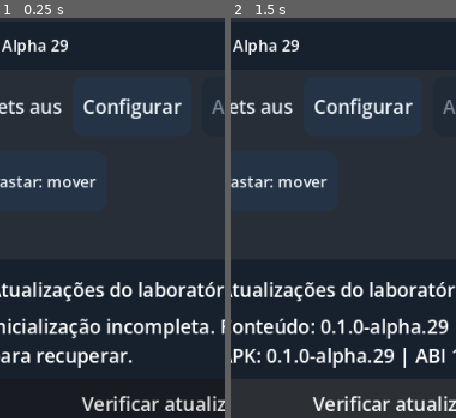
Above: before the commit, frames 1-2 (left to right).
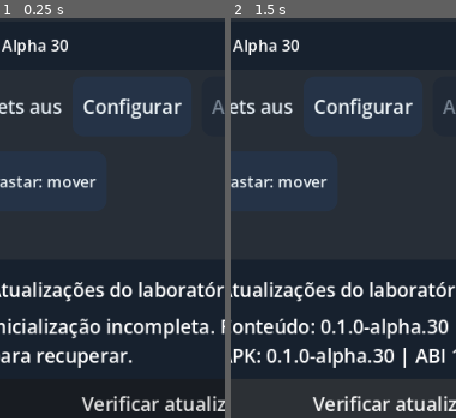
Above: after the commit, the same moments.

Repository: pabloerlis/MyGame
Game: Godot game, scene res://bootstrap/runtime.tscn
Two runs of this game, one before a commit and one after it. Both use one fixed random seed, a clock stepped at 60 frames per second and the inputs below.
Inputs:
- Up to frame 1 (0.25 s): no input
- Up to frame 2 (1.5 s): click "Recuperar" at 0.5 s; click "Verificar atualizações" at 1.25 s
The pictures show only the part of the screen within x 10-60%, y 0-50%; the shares and areas given below are measured in that part.

The runs differ from the first frame. In frame 1, 0.1% of the frame differs, in the area x 22-31%, y 5-9%; in frame 2, 0.5%, in the area x 22-97%, y 5-87%.

Commit message:
feat(lab): element-specific compact contextual overlays (alpha.30)

Diff:
--- a/game/lab/lab_room.gd
+++ b/game/lab/lab_room.gd
@@ -34,6 +34,16 @@
 var quick_draft := false
 var quick_detail_scroll: ScrollContainer
 var quick_expanded := false
+var quick_dock_top := false
+var quick_page := 0
+var quick_tabs: HBoxContainer
+var quick_page_buttons: Array[Button] = []
+var quick_review_fields: VBoxContainer
+var quick_opacity_slider: HSlider
+var quick_opacity := 0.88
+var quick_dock_button: Button
+var quick_expand_button: Button
+var quick_review_hint: Label
 var quick_choice_pending := false
 var quick_verdict: OptionButton
 var camera_pan_mode := true
@@ -3046,74 +3056,161 @@
 func _create_quick_menu(root: Control) -> void:
 	quick_panel = PanelContainer.new()
 	root.add_child(quick_panel)
-	quick_panel.set_anchors_and_offsets_preset(Control.PRESET_BOTTOM_WIDE)
-	quick_panel.offset_left = 12
-	quick_panel.offset_right = -12
-	quick_panel.offset_top = -490
+	quick_panel.set_anchors_and_offsets_preset(Control.PRESET_TOP_WIDE)
 	quick_panel.clip_contents = true
-	quick_panel.add_theme_stylebox_override("panel", _flat(Color("#17212eea"), 22, 12))
-	quick_panel.offset_bottom = -16
+	var theme := _mobile_theme()
+	theme.default_font_size = 18
+	theme.set_constant("separation", "HBoxContainer", 6)
+	theme.set_constant("separation", "VBoxContainer", 6)
+	quick_panel.theme = theme
+	quick_panel.add_theme_stylebox_override("panel", _flat(Color(0.09, 0.13, 0.19, quick_opacity), 16, 10))
 	var layout := VBoxContainer.new()
-	layout.add_theme_constant_override("separation", 6)
+	layout.add_theme_constant_override("separation", 5)
 	quick_panel.add_child(layout)
 	var header := HBoxContainer.new()
 	layout.add_child(header)
 	quick_target = OptionButton.new()
 	quick_target.size_flags_horizontal = Control.SIZE_EXPAND_FILL
+	quick_target.fit_to_longest_item = false
+	quick_target.clip_text = true
 	header.add_child(quick_target)
-	quick_target.item_selected.connect(func(_index): _rebuild_quick_controls())
-	quick_target.fit_to_longest_item = false
-	var expand := _quick_button(header, "↕", _toggle_quick_expanded)
-	expand.custom_minimum_size.x = 52
-	expand.size_flags_horizontal = Control.SIZE_SHRINK_END
-	var close := _quick_button(header, "Fechar", _close_quick_menu)
+	quick_target.item_selected.connect(func(_index):
+		quick_page = 0
+		_rebuild_quick_controls()
+		_choose_quick_dock()
+	)
+	quick_dock_button = _quick_button(header, "↕", _flip_quick_dock)
+	quick_dock_button.tooltip_text = "Mover painel para cima ou para baixo"
+	quick_dock_button.custom_minimum_size.x = 48
+	quick_dock_button.size_flags_horizontal = Control.SIZE_SHRINK_END
+	quick_expand_button = _quick_button(header, "＋", _toggle_quick_expanded)
+	quick_expand_button.tooltip_text = "Expandir ou recolher"
+	quick_expand_button.custom_minimum_size.x = 48
+	quick_expand_button.size_flags_horizontal = Control.SIZE_SHRINK_END
+	var close := _quick_button(header, "×", _close_quick_menu)
+	close.custom_minimum_size.x = 48
 	close.size_flags_horizontal = Control.SIZE_SHRINK_END
+	close.tooltip_text = "Fechar painel"
 	selected_title = Label.new()
-	selected_title.autowrap_mode = TextServer.AUTOWRAP_WORD_SMART
-	selected_title.add_theme_font_size_override("font_size", 19)
+	selected_title.clip_text = true
+	selected_title.text_overrun_behavior = TextServer.OVERRUN_TRIM_ELLIPSIS
+	selected_title.add_theme_font_size_override("font_size", 18)
 	layout.add_child(selected_title)
+	quick_tabs = HBoxContainer.new()
+	layout.add_child(quick_tabs)
 	quick_detail_scroll = ScrollContainer.new()
 	quick_detail_scroll.horizontal_scroll_mode = ScrollContainer.SCROLL_MODE_DISABLED
 	quick_detail_scroll.size_flags_vertical = Control.SIZE_EXPAND_FILL
-	quick_detail_scroll.custom_minimum_size.y = 126
+	quick_detail_scroll.custom_minimum_size.y = 88
 	layout.add_child(quick_detail_scroll)
 	quick_body = VBoxContainer.new()
 	quick_body.size_flags_horizontal = Control.SIZE_EXPAND_FILL
-	quick_body.add_theme_constant_override("separation", 6)
+	quick_body.add_theme_constant_override("separation", 5)
 	quick_detail_scroll.add_child(quick_body)
 	quick_readout = Label.new()
 	quick_readout.autowrap_mode = TextServer.AUTOWRAP_WORD_SMART
-	quick_readout.add_theme_font_size_override("font_size", 19)
+	quick_readout.add_theme_font_size_override("font_size", 17)
 	layout.add_child(quick_readout)
+	quick_review_fields = VBoxContainer.new()
+	quick_body.add_child(quick_review_fields)
 	quick_notes = LineEdit.new()
-	quick_notes.custom_minimum_size.y = 52
+	quick_notes.custom_minimum_size.y = 46
 	quick_notes.placeholder_text = "Observação (opcional)"
-	layout.add_child(quick_notes)
+	quick_review_fields.add_child(quick_notes)
 	quick_verdict = OptionButton.new()
 	quick_verdict.fit_to_longest_item = false
 	for verdict in ["Não avaliado", "Aprovado", "Precisa de ajustes", "Incompatível"]:
 		quick_verdict.add_item(verdict)
-	layout.add_child(quick_verdict)
+	quick_review_fields.add_child(quick_verdict)
+	quick_review_fields.hide()
 	var actions := HBoxContainer.new()
 	layout.add_child(actions)
 	_quick_button(actions, "Avançado", _open_context_advanced)
 	var confirm := _quick_button(actions, "Confirmar", _confirm_quick_feedback)
-	confirm.add_theme_stylebox_override("normal", _flat(Color("#14665e"), 14, 8))
+	confirm.add_theme_stylebox_override("normal", _flat(Color("#14665e"), 12, 8))
 	quick_status = Label.new()
-	quick_status.autowrap_mode = TextServer.AUTOWRAP_WORD_SMART
-	quick_status.add_theme_font_size_override("font_size", 17)
+	quick_status.clip_text = true
+	quick_status.text_overrun_behavior = TextServer.OVERRUN_TRIM_ELLIPSIS
+	quick_status.add_theme_font_size_override("font_size", 15)
 	layout.add_child(quick_status)
 	quick_panel.hide()
+	root.resized.connect(_layout_quick_panel)
 	quick_request = HTTPRequest.new()
 	quick_request.timeout = 25.0
 	add_child(quick_request)
 	quick_request.request_completed.connect(_quick_response)
 
+func _layout_quick_panel() -> void:
+	if not is_instance_valid(quick_panel):
+		return
+	var view := get_viewport().get_visible_rect().size
+	var safe_top := 228.0
+	var safe_bottom := view.y - 12.0
+	var usable := maxf(260.0, safe_bottom - safe_top)
+	var desired := minf(usable, (540.0 if quick_expanded else 348.0))
+	var y := safe_top if quick_dock_top else maxf(safe_top, safe_bottom - desired)
+	quick_panel.offset_left = 10
+	quick_panel.offset_right = -10
+	quick_panel.offset_top = y
+	quick_panel.offset_bottom = y + desired
+	if is_instance_valid(quick_expand_button):
+		quick_expand_button.text = "−" if quick_expanded else "＋"
+
+func _choose_quick_dock() -> void:
+	quick_dock_top = false
+	var node := _selected_node()
+	if is_instance_valid(node):
+		var bounds: Rect2 = VisualPick.screen_bounds(node, camera, quick_target.get_selected_id() == 1)
+		if bounds.has_area():
+			var view := get_viewport().get_visible_rect().size
+			var center := bounds.get_center().y
+			quick_dock_top = center > (228.0 + view.y) * 0.5
+	_layout_quick_panel()
+
+func _flip_quick_dock() -> void:
+	quick_dock_top = not quick_dock_top
+	_layout_quick_panel()
+
+func _set_quick_opacity(value: float) -> void:
+	quick_opacity = clampf(value, 0.35, 1.0)
+	var style := quick_panel.get_theme_stylebox("panel") as StyleBoxFlat
+	var color := style.bg_color
+	color.a = quick_opacity
+	style.bg_color = color
+
+func _quick_pages(target: int) -> Array[String]:
+	match target:
+		0: return ["Câmera", "Painel", "Revisão"]
+		1: return ["Movimento", "Corpo", "Revisão"]
+		2: return ["Transformar", "Encaixe", "Apoio", "Revisão"]
+		3: return ["Transformar", "Objeto", "Contato", "Revisão"]
+		4: return ["Transformar", "Peça", "Revisão"]
+	return ["Revisão"]
+
+func _select_quick_page(index: int) -> void:
+	quick_page = index
+	_rebuild_quick_controls()
+
+func _refresh_quick_tabs() -> void:
+	for child in quick_tabs.get_children():
+		quick_tabs.remove_child(child)
+		child.queue_free()
+	quick_page_buttons.clear()
+	var names := _quick_pages(quick_target.get_selected_id())
+	quick_page = clampi(quick_page, 0, names.size() - 1)
+	for i in range(names.size()):
+		var button := _quick_button(quick_tabs, names[i], _select_quick_page.bind(i))
+		button.custom_minimum_size.y = 44
+		button.add_theme_font_size_override("font_size", 17)
+		button.toggle_mode = true
+		button.set_pressed_no_signal(i == quick_page)
+		quick_page_buttons.append(button)
+
 func _quick_button(parent: Control, title: String, action: Callable) -> Button:
 	var button := Button.new()
 	button.text = title
-	button.custom_minimum_size.y = 56
-	button.add_theme_font_size_override("font_size", 20)
+	button.custom_minimum_size.y = 48
+	button.add_theme_font_size_override("font_size", 18)
 	button.clip_text = true
 	button.text_overrun_behavior = TextServer.OVERRUN_TRIM_ELLIPSIS
 	button.tooltip_text = title
@@ -3137,21 +3234,24 @@
 	if slot >= 0:
 		_switch_slot(slot)
 	quick_target.clear()
-	quick_target.add_item("Câmera / cena", 0)
+	quick_target.add_item("Câmera", 0)
 	if item_mode:
 		quick_target.add_item("Peça isolada", 4)
 	else:
 		if is_instance_valid(player):
-			quick_target.add_item("Personagem / movimento", 1)
+			quick_target.add_item("Corpo", 1)
 		if is_instance_valid(skeleton):
 			quick_target.add_item("Equipamento", 2)
-		quick_target.add_item("Objeto de contexto", 3)
+		quick_target.add_item("Objeto", 3)
 	var idx := quick_target.get_item_index(target)
 	quick_target.select(idx if idx >= 0 else 0)
+	quick_page = 0
+	quick_expanded = false
 	_rebuild_quick_controls()
-	quick_status.text = "Só envia ao confirmar · %d pendentes" % quick_outbox.size()
+	quick_status.text = "Confirmar registra · %d pendentes" % quick_outbox.size()
 	hud_nav.hide()
 	quick_panel.show()
+	_choose_quick_dock()
 	_update_selection_outline()
 
 func _close_quick_menu() -> void:
@@ -3162,7 +3262,7 @@
 
 func _toggle_quick_expanded() -> void:
 	quick_expanded = not quick_expanded
-	quick_panel.offset_top = -715 if quick_expanded else -490
+	_layout_quick_panel()
 
 func _open_context_advanced() -> void:
 	var target := quick_target.get_selected_id()
@@ -3278,120 +3378,178 @@
 	quick_size = null
 	quick_time = null
 	quick_gesture_button = null
+	quick_review_fields.hide()
 	for child in quick_body.get_children():
+		if child == quick_review_fields:
+			continue
 		quick_body.remove_child(child)
 		child.queue_free()
 	var target := quick_target.get_selected_id()
+	_refresh_quick_tabs()
 	quick_detail_scroll.scroll_vertical = 0
+	var page_name := _quick_pages(target)[quick_page]
+	if page_name == "Revisão":
+		quick_review_fields.show()
+		_refresh_quick_readout()
+		return
 	var row := _quick_row()
 	match target:
 		0:
-			quick_gesture_button = _quick_button(row, "", _toggle_camera_gesture)
-			_refresh_camera_gesture()
-			_quick_button(row, "Enquadrar", func():
-				yaw = 0.65
-				pitch = 0.24
-				focus = item_focus if item_mode else Vector3(0, 1, 0)
-				distance = item_distance if item_mode else 4.0
-				isometric_view = false
-				_update_camera()
-			)
-			row = _quick_row()
-			_quick_button(row, "Zoom −", func(): _quick_zoom(1.2))
-			_quick_button(row, "Zoom +", func(): _quick_zoom(1.0 / 1.2))
-			var iso := _quick_button(row, "Isometria", func():
-				if not item_mode:
-					isometric_view = not isometric_view
-					if isometric_view:
-						yaw = PI / 4.0
-						pitch = atan(1.0 / sqrt(2.0))
+			if quick_page == 1:
+				var label := Label.new()
+				label.text = "Opacidade do painel contextual"
+				quick_body.add_child(label)
+				quick_opacity_slider = HSlider.new()
+				quick_opacity_slider.min_value = 0.35
+				quick_opacity_slider.max_value = 1.0
+				quick_opacity_slider.step = 0.05
+				quick_opacity_slider.value = quick_opacity
+				quick_opacity_slider.custom_minimum_size.y = 40
+				quick_body.add_child(quick_opacity_slider)
+				quick_opacity_slider.value_changed.connect(_set_quick_opacity)
+				_quick_button(row, "Inverter posição", _flip_quick_dock)
+			else:
+				quick_gesture_button = _quick_button(row, "", _toggle_camera_gesture)
+				_refresh_camera_gesture()
+				_quick_button(row, "Enquadrar", func():
+					yaw = 0.65
+					pitch = 0.24
+					focus = item_focus if item_mode else Vector3(0, 1, 0)
+					distance = item_distance if item_mode else 4.0
+					isometric_view = false
 					_update_camera()
-			)
-			iso.disabled = item_mode
+				)
+				row = _quick_row()
+				_quick_button(row, "Zoom −", func(): _quick_zoom(1.2))
+				_quick_button(row, "Zoom +", func(): _quick_zoom(1.0 / 1.2))
+				var iso := _quick_button(row, "Isometria", func():
+					if not item_mode:
+						isometric_view = not isometric_view
+						if isometric_view:
+							yaw = PI / 4.0
+							pitch = atan(1.0 / sqrt(2.0))
+						_update_camera()
+				)
+				iso.disabled = item_mode
 		1:
-			_quick_button(row, "Personagem", func(): _quick_choose(scene_picker, "Personagem"))
-			_quick_button(row, "Movimento", func(): _quick_choose(clip_picker, "Movimento"))
-			_quick_button(row, "Focar", _focus_selected)
-			row = _quick_row()
-			_quick_button(row, "Pausar", func(): player.pause())
-			_quick_button(row, "Reproduzir", _replay)
-			_quick_button(row, "Loop", func():
-				loop_toggle.button_pressed = not loop_toggle.button_pressed
-			)
-			row = _quick_row()
-			_quick_button(row, "− 1 quadro", _step_time.bind(-1))
-			_quick_button(row, "+ 1 quadro", _step_time.bind(1))
-			quick_time = HSlider.new()
-			quick_time.max_value = 1.0
-			quick_time.step = 0.001
-			quick_time.custom_minimum_size.y = 36
-			quick_body.add_child(quick_time)
-			quick_time.value_changed.connect(_seek_phase)
-			row = _quick_row()
-			_quick_button(row, "Anterior", func(): _step_clip(-1))
-			_quick_button(row, "Próximo", func(): _step_clip(1))
-			var speed := OptionButton.new()
-			speed.fit_to_longest_item = false
-			speed.size_flags_horizontal = Control.SIZE_EXPAND_FILL
-			for value in SPEEDS:
-				speed.add_item("%s×" % str(value))
-			speed.select(speed_picker.selected)
-			row.add_child(speed)
-			speed.item_selected.connect(_set_speed)
+			if quick_page == 1:
+				_quick_button(row, "Trocar corpo", func(): _quick_choose(scene_picker, "Personagem"))
+				_quick_button(row, "Focar", _focus_selected)
+				row = _quick_row()
+				_quick_button(row, "Osso", func(): _quick_choose(contact_picker, "Osso de referência"))
+				_quick_toggle(row, "Adaptar corpo", warp_enabled)
+				row = _quick_row()
+				_quick_toggle(row, "Giro", warp_turn)
+				_quick_toggle(row, "Equilíbrio", balance_enabled)
+			else:
+				_quick_button(row, "Movimento", func(): _quick_choose(clip_picker, "Movimento"))
+				_quick_button(row, "Pausa", func(): player.pause())
+				_quick_button(row, "Play", _replay)
+				row = _quick_row()
+				_quick_button(row, "− quadro", _step_time.bind(-1))
+				_quick_button(row, "+ quadro", _step_time.bind(1))
+				_quick_toggle(row, "Loop", loop_toggle)
+				quick_time = HSlider.new()
+				quick_time.max_value = 1.0
+				quick_time.step = 0.001
+				quick_time.custom_minimum_size.y = 36
+				quick_body.add_child(quick_time)
+				quick_time.value_changed.connect(_seek_phase)
+				row = _quick_row()
+				_quick_button(row, "Anterior", func(): _step_clip(-1))
+				_quick_button(row, "Próximo", func(): _step_clip(1))
+				var speed := OptionButton.new()
+				speed.fit_to_longest_item = false
+				speed.size_flags_horizontal = Control.SIZE_EXPAND_FILL
+				for value in SPEEDS:
+					speed.add_item("%s×" % str(value))
+				speed.select(speed_picker.selected)
+				row.add_child(speed)
+				speed.item_selected.connect(_set_speed)
 		2, 3, 4:
-			if target == 2:
-				_quick_button(row, "Trocar peça", func(): _quick_choose(equipment_picker, "Equipamento"))
-				_quick_button(row, "Trocar osso", func(): _quick_choose(bone_picker, "Osso de encaixe"))
-				_quick_button(row, "Mão E" if active_slot == 0 else "Mão D", func():
-					_switch_slot(1 - active_slot)
-					_rebuild_quick_controls()
-				)
+			if quick_page == 0:
+				if is_instance_valid(_selected_node()):
+					_quick_transform_controls(row, target)
+				elif target == 2:
+					_quick_button(row, "Escolher equipamento", func(): _quick_choose(equipment_picker, "Equipamento"))
+				elif target == 3:
+					_quick_button(row, "Escolher objeto", func(): _quick_choose(context_picker, "Objeto"))
+			elif quick_page == 1:
+				if target == 2:
+					_quick_button(row, "Trocar peça", func(): _quick_choose(equipment_picker, "Equipamento"))
+					_quick_button(row, "Trocar osso", func(): _quick_choose(bone_picker, "Osso de encaixe"))
+					row = _quick_row()
+					_quick_button(row, "Mão E" if active_slot == 0 else "Mão D", func():
+						_switch_slot(1 - active_slot)
+						_rebuild_quick_controls()
+					)
+					_quick_button(row, "Reset encaixe", _reset_grip)
+					row = _quick_row()
+					_quick_button(row, "Salvar perfil", _save_category_grip)
+					_quick_button(row, "Focar", _focus_selected)
+				elif target == 3:
+					_quick_button(row, "Trocar objeto", func(): _quick_choose(context_picker, "Objeto"))
+					_quick_button(row, "Focar", _focus_selected)
+					row = _quick_row()
+					_quick_button(row, "Zerar posição", _reset_context)
+					_quick_button(row, "Alinhar", _align_push_demo)
+				else:
+					_quick_button(row, "Trocar peça", func(): _quick_choose(item_picker, "Peça"))
+					_quick_button(row, "Focar", _focus_selected)
+					row = _quick_row()
+					_quick_button(row, "Escala original", _reset_object_scale.bind(0))
+			elif target == 2:
+				_quick_toggle(row, "IK apoio", support_enabled)
+				_quick_button(row, "Capturar apoio", _capture_support)
+				row = _quick_row()
+				_quick_button(row, "Remover apoio", _reset_support)
+				_quick_button(row, "Focar", _focus_selected)
 			elif target == 3:
-				_quick_button(row, "Trocar objeto", func(): _quick_choose(context_picker, "Objeto"))
-				_quick_button(row, "Focar", _focus_selected)
-			else:
-				_quick_button(row, "Trocar peça", func(): _quick_choose(item_picker, "Peça"))
-				_quick_button(row, "Focar", _focus_selected)
-			if not is_instance_valid(_selected_node()):
-				_refresh_quick_readout()
-				return
-			row = _quick_row()
-			quick_axis = OptionButton.new()
-			quick_axis.fit_to_longest_item = false
-			for label in ["Pos. X", "Pos. Y", "Pos. Z", "Rot. X", "Rot. Y", "Rot. Z", "Escala X", "Escala Y", "Escala Z"]:
-				quick_axis.add_item(label)
-			row.add_child(quick_axis)
-			quick_axis.size_flags_horizontal = Control.SIZE_EXPAND_FILL
-			quick_axis.item_selected.connect(func(_index): _refresh_quick_readout())
-			_quick_button(row, "−", _quick_nudge.bind(target, quick_axis, -1))
-			_quick_button(row, "+", _quick_nudge.bind(target, quick_axis, 1))
-			row = _quick_row()
-			quick_drag_button = _quick_button(row, "Arrastar eixo: não", func():
-				quick_edit_drag = not quick_edit_drag
-				quick_drag_button.text = "Arrastar eixo: sim" if quick_edit_drag else "Arrastar eixo: não"
-			)
-			_quick_button(row, "Focar", _focus_selected)
-			if target == 2:
-				_quick_button(row, "Reset", _reset_grip)
-			row = _quick_row()
-			_quick_button(row, "Escala −5%", _quick_scale.bind(target, 0.95))
-			_quick_button(row, "Escala +5%", _quick_scale.bind(target, 1.05))
-			quick_size = HSlider.new()
-			quick_size.min_value = 1.0 if target == 2 else 10.0
-			quick_size.max_value = 500.0
-			quick_size.step = 0.5
-			quick_size.custom_minimum_size.y = 36
-			quick_body.add_child(quick_size)
-			quick_size.value_changed.connect(_quick_set_size.bind(target))
-			row = _quick_row()
-			if target == 2:
-				_quick_button(row, "Salvar perfil", _save_category_grip)
-				_quick_button(row, "Capturar apoio", _capture_support)
-			elif target == 3:
-				_quick_button(row, "Capturar contato", _capture_context_ik.bind(false))
-				_quick_button(row, "Alinhar", _align_push_demo)
+				_quick_toggle(row, "IK contato", context_ik_enabled)
+				_quick_button(row, "Osso", func(): _quick_choose(contact_picker, "Osso de referência"))
+				row = _quick_row()
+				_quick_button(row, "Capturar face", _capture_context_ik.bind(false))
+				_quick_button(row, "Face superior", _capture_context_ik.bind(true))
+				row = _quick_row()
+				_quick_button(row, "Remover contato", _remove_context_ik)
 	_refresh_quick_readout()
 	_update_selection_outline()
+
+func _quick_toggle(parent: Control, title: String, source: BaseButton) -> void:
+	var button := _quick_button(parent, title, func(): source.button_pressed = not source.button_pressed)
+	button.toggle_mode = true
+	button.set_pressed_no_signal(source.button_pressed)
+	source.toggled.connect(func(enabled: bool):
+		if is_instance_valid(button):
+			button.set_pressed_no_signal(enabled)
+	)
+
+func _quick_transform_controls(row: HBoxContainer, target: int) -> void:
+	quick_axis = OptionButton.new()
+	quick_axis.fit_to_longest_item = false
+	for label in ["Pos. X", "Pos. Y", "Pos. Z", "Rot. X", "Rot. Y", "Rot. Z", "Escala X", "Escala Y", "Escala Z"]:
+		quick_axis.add_item(label)
+	row.add_child(quick_axis)
+	quick_axis.size_flags_horizontal = Control.SIZE_EXPAND_FILL
+	quick_axis.item_selected.connect(func(_index): _refresh_quick_readout())
+	_quick_button(row, "−", _quick_nudge.bind(target, quick_axis, -1))
+	_quick_button(row, "+", _quick_nudge.bind(target, quick_axis, 1))
+	row = _quick_row()
+	quick_drag_button = _quick_button(row, "Arrastar: não", func():
+		quick_edit_drag = not quick_edit_drag
+		quick_drag_button.text = "Arrastar: sim" if quick_edit_drag else "Arrastar: não"
+	)
+	_quick_button(row, "Focar", _focus_selected)
+	row = _quick_row()
+	_quick_button(row, "Escala −5%", _quick_scale.bind(target, 0.95))
+	_quick_button(row, "Escala +5%", _quick_scale.bind(target, 1.05))
+	quick_size = HSlider.new()
+	quick_size.min_value = 1.0 if target == 2 else 10.0
+	quick_size.max_value = 500.0
+	quick_size.step = 0.5
+	quick_size.custom_minimum_size.y = 36
+	quick_body.add_child(quick_size)
+	quick_size.value_changed.connect(_quick_set_size.bind(target))
 
 func _quick_set_size(percent: float, target: int) -> void:
 	if target == 2 and is_instance_valid(grip):
@@ -3419,6 +3577,19 @@
 	elif target == 4:
 		label = Labels.item(str(items[item_index]["name"]), item_index) if item_index >= 0 else "Sem peça"
 	selected_title.text = label
+	selected_title.tooltip_text = label
+	if _quick_pages(target)[quick_page] == "Revisão":
+		quick_readout.text = "Confirme para registrar o antes/depois."
+		return
+	if target == 1 and quick_page == 1:
+		quick_readout.text = "Adaptação do corpo: " + warp_state + " · " + balance_state
+		return
+	if target == 2 and quick_page == 2:
+		quick_readout.text = support_status.text
+		return
+	if target == 3 and quick_page == 2:
+		quick_readout.text = "Contatos ativos: %d" % context_active_count
+		return
 	match target:
 		0:
 			quick_readout.text = "%s · distância %.2f m\n1 dedo: %s · 2 dedos: mover/zoom" % ["Isométrica" if isometric_view and not item_mode else "Perspectiva", distance, "mover" if camera_pan_mode else "girar"]
@@ -3537,7 +3708,7 @@
 	quick_notes.text = ""
 	quick_draft = true
 	quick_verdict.select(0)
-	quick_status.text = "Confirmado. %d na fila." % quick_outbox.size()
+	quick_status.text = "Confirmado · %d na fila" % quick_outbox.size()
 	if is_instance_valid(quick_token) and not quick_token.text.strip_edges().is_empty():
 		_send_quick_feedback()
 	else:
--- a/game/project.godot
+++ b/game/project.godot
@@ -3,7 +3,7 @@
 
 [application]
 config/name="MyGame Lab"
-config/version="0.1.0-alpha.29"
+config/version="0.1.0-alpha.30"
 run/main_scene="res://bootstrap/runtime.tscn"
 config/icon="res://branding/erlis.png"
 boot_splash/show_image=true
--- a/game/tests/smoke.gd
+++ b/game/tests/smoke.gd
@@ -449,6 +449,29 @@
 	lab._open_target(4)
 	if lab.quick_target.get_selected_id() != 4 or not lab.selected_outline.visible:
 		push_error("Context selection did not highlight item")
+		quit(1)
+		return
+	await process_frame
+	var quick_rect: Rect2 = lab.quick_panel.get_global_rect()
+	var screen: Rect2 = root.get_visible_rect()
+	if quick_rect.end.x > screen.end.x + 1.0 or quick_rect.end.y > screen.end.y + 1.0 or quick_rect.position.y < 68.0 or lab.quick_review_fields.visible:
+		push_error("Context overlay bounds or compact review separation failed")
+		quit(1)
+		return
+	var old_dock: bool = lab.quick_dock_top
+	lab._flip_quick_dock()
+	if lab.quick_dock_top == old_dock:
+		push_error("Context dock toggle failed")
+		quit(1)
+		return
+	lab._select_quick_page(2)
+	if not lab.quick_review_fields.visible:
+		push_error("Context review tab did not open")
+		quit(1)
+		return
+	lab._select_quick_page(0)
+	if lab.quick_review_fields.visible or not is_instance_valid(lab.quick_axis):
+		push_error("Context transform tab did not restore")
 		quit(1)
 		return
 	var original: Transform3D = lab.item_node.transform
Not shown, changed: game/export_presets.cfg
Not shown, changed: docs/08-lab-atualizavel.md
